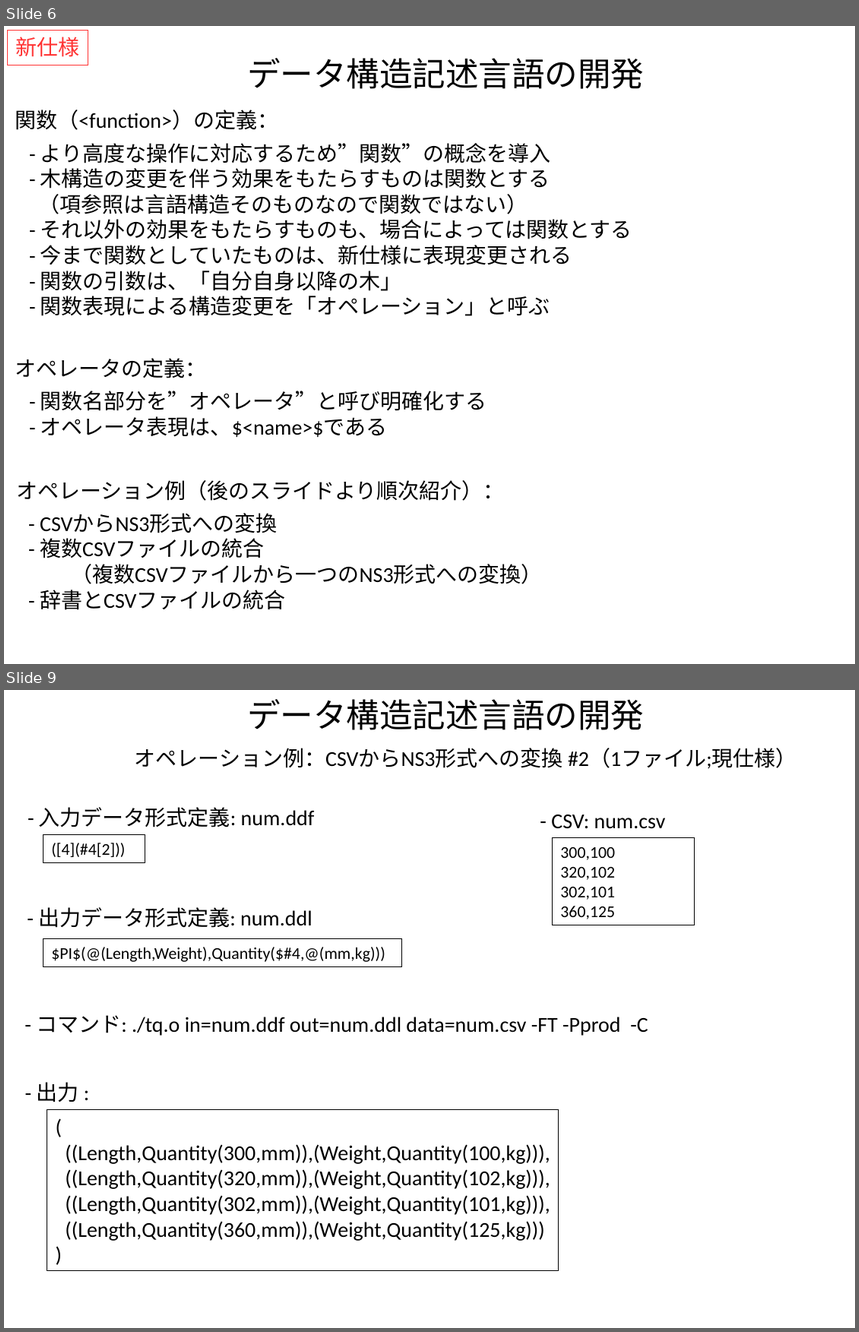
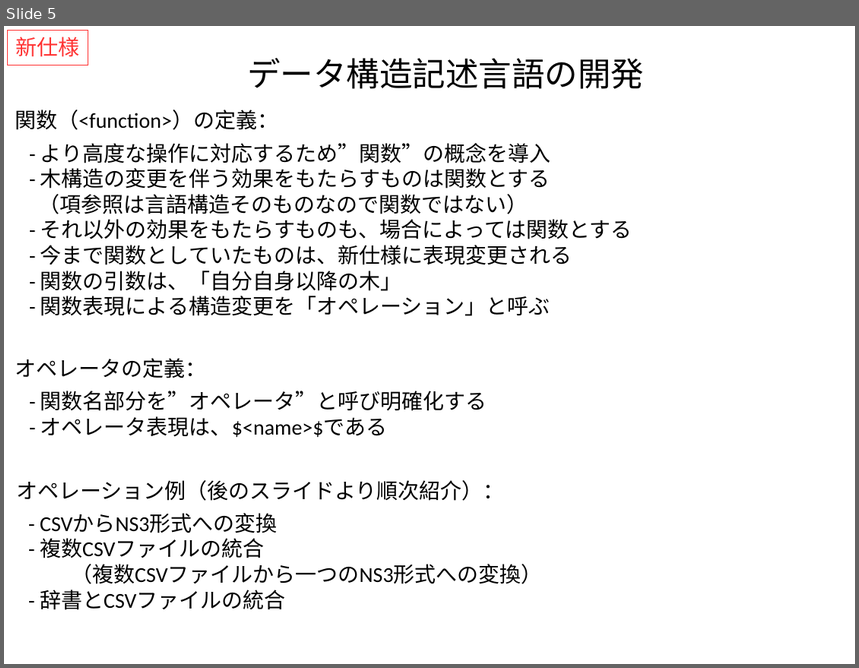
Before and after one commit to kouamano/RECURSIVE-SYSTEM, a slide deck: Document/tq_op_example.pptx. Shown one above the other, each under a label of ours: slides 6 and 9 before the commit, slide 5 after it; the slides between them are not shown. The pictures are 859x1332 and 859x668 pixels, drawn with LibreOffice and Linux fonts; fonts in the diff are those of the drawing. Boxes give left, top, right and bottom in pixels: in the first picture for what was removed or moved away, otherwise in the second. Text is boxed around its words. In the diff, an @@ line names an element or a change of style, - is before the commit and + after.

```diff
--- a/Document/tq_op_example.pptx
+++ b/Document/tq_op_example.pptx
@@ slide 9 removed at (4, 690, 855, 1328), background #FFFFFF @@
@@ text removed at (247, 699, 644, 730) @@
-データ構造記述言語の開発
@@ text removed at (135, 748, 797, 769) @@
-オペレーション例：CSVからNS3形式への変換 #2（1ファイル;現仕様）
@@ text removed at (39, 807, 315, 828) @@
-- 入力データ形式定義: num.ddf
@@ text removed at (551, 815, 666, 829) @@
-- CSV: num.csv
@@ rectangle removed at (44, 834, 145, 863) @@
-([4](#4[2]))
@@ rectangle removed at (552, 837, 694, 925) @@
-300,100
-320,102
-302,101
-360,125
@@ text removed at (38, 907, 313, 928) @@
-- 出力データ形式定義: num.ddl
@@ rectangle removed at (44, 939, 402, 967) @@
-$PI$(@(Length,Weight),Quantity($#4,@(mm,kg)))
@@ text removed at (36, 1015, 648, 1036) @@
-- コマンド: ./tq.o in=num.ddf out=num.ddl data=num.csv -FT -Pprod -C
@@ text removed at (37, 1082, 79, 1103) @@
-- 出力 :
@@ rectangle removed at (47, 1110, 559, 1271) @@
-(
-((Length,Quantity(300,mm)),(Weight,Quantity(100,kg))),
-((Length,Quantity(320,mm)),(Weight,Quantity(102,kg))),
-((Length,Quantity(302,mm)),(Weight,Quantity(101,kg))),
-((Length,Quantity(360,mm)),(Weight,Quantity(125,kg)))
-)
@@ what was slide 6 is now slide 5 @@
```
Also in this commit, not shown: 1 slide changed, 1 slide added, 7 other slides removed, 1 other file.
